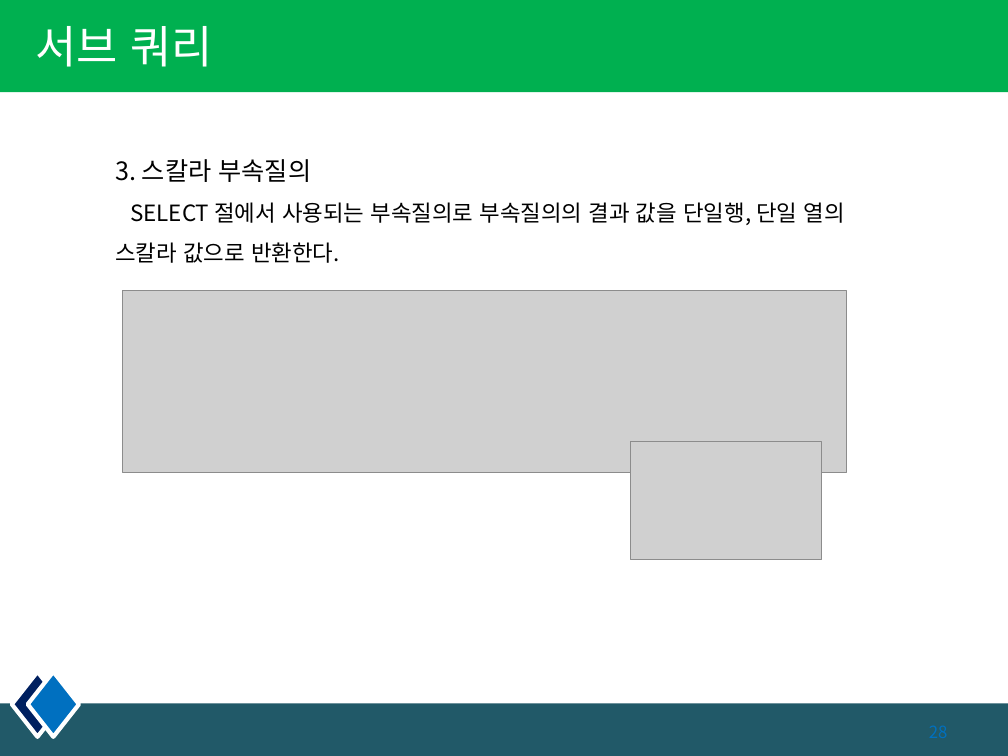
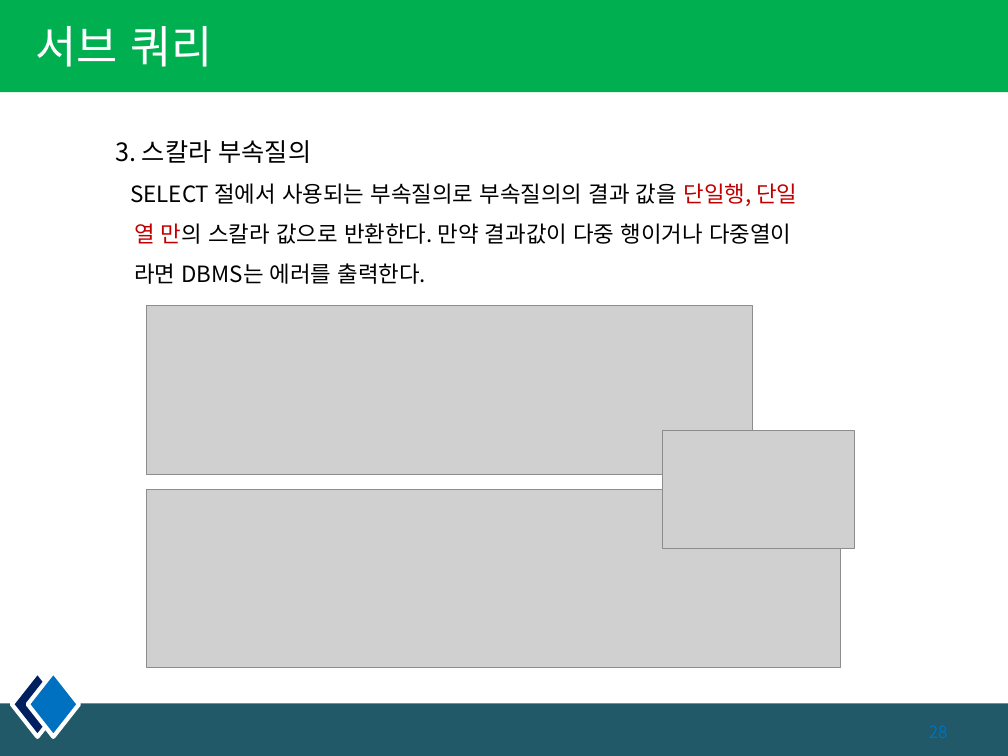
Before and after one commit to kiyongee2/green_project_web, a slide deck: slide 28 of db_ppt/4장. select_join.pptx. Drawn at 1008x756 pixels with LibreOffice and Linux fonts; fonts in the diff are those of the drawing; grey boxes stand for pictures. Boxes give left, top, right and bottom in pixels: in the first picture for what was removed or moved away, otherwise in the second. Text is boxed around its words. In the diff, an @@ line names an element or a change of style, - is before the commit and + after.

```diff
--- a/db_ppt/4장. select_join.pptx
+++ b/db_ppt/4장. select_join.pptx
@@ text "3. 스칼라 부속질의": place and size @@
-text "3. 스칼라 부속질의" at bbox=[115, 159, 845, 263]
+text "3. 스칼라 부속질의" at bbox=[115, 140, 797, 284]
@@ text at bbox=[130, 183, 797, 284]: text changed @@
-SELECT 절에서 사용되는 부속질의로 부속질의의 결과 값을 단일행, 단일 열의 스칼라 값으로 반환한다.
+SELECT 절에서 사용되는 부속질의로 부속질의의 결과 값을 단일행, 단일
+열 만의 스칼라 값으로 반환한다. 만약 결과값이 다중 행이거나 다중열이
+라면 DBMS는 에러를 출력한다.
@@ picture: place and size @@
-picture at bbox=[123, 290, 847, 472]
+picture at bbox=[147, 305, 753, 475]
@@ picture: place and size @@
-picture at bbox=[630, 442, 822, 559]
+picture at bbox=[662, 430, 854, 548]
@@ picture added at bbox=[147, 490, 841, 668] @@
```
Also in this commit, not shown: 6 other slides changed, 8 slides added, 3 slides removed, 10 other files.
